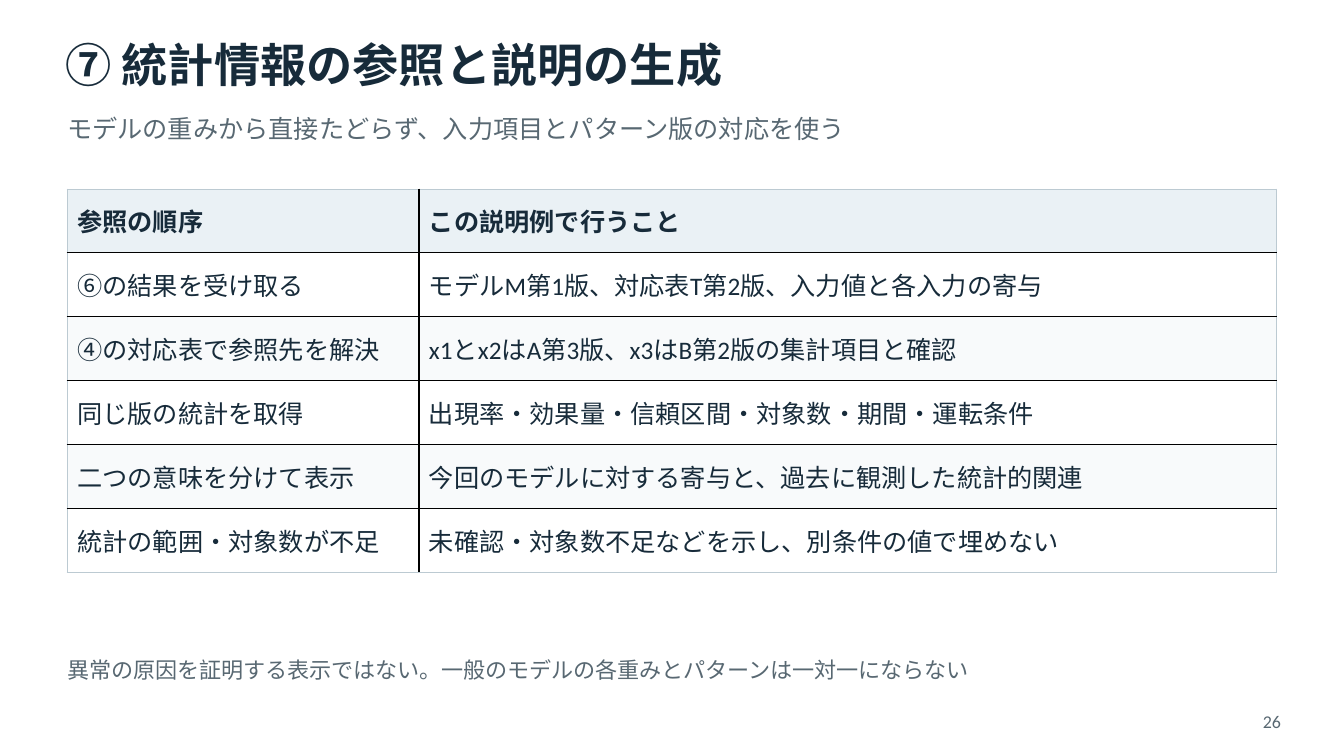
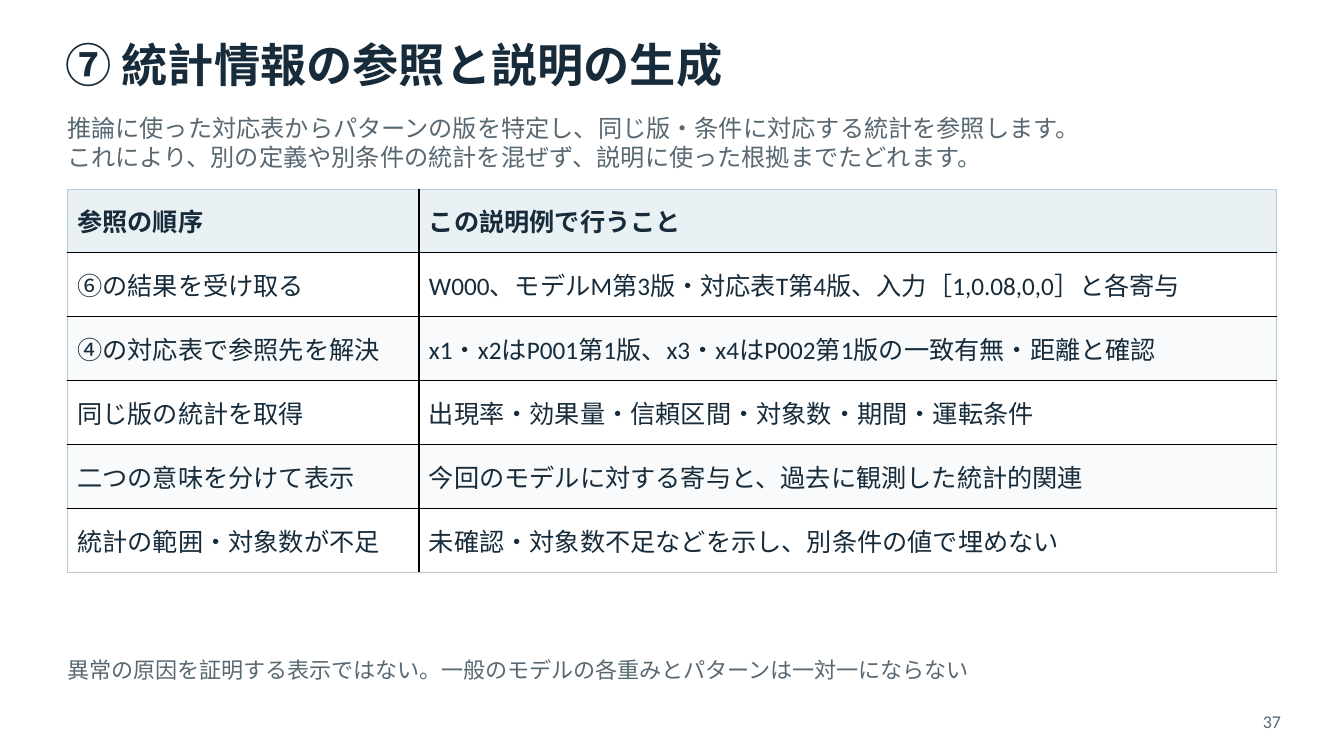
Before and after one commit to tachyonstone/test, a slide deck: slide 37 of 発明アイデア説明資料.pptx (slide 26 before the commit). Drawn at 1344x756 pixels with LibreOffice and Linux fonts; fonts in the diff are those of the drawing. Boxes give left, top, right and bottom in pixels: in the first picture for what was removed or moved away, otherwise in the second. Text is boxed around its words. In the diff, an @@ line names an element or a change of style, - is before the commit and + after.

```diff
--- a/発明アイデア説明資料.pptx
+++ b/発明アイデア説明資料.pptx
@@ text at <box>67,116,1079,168</box>: text changed; size 18 to 17.2 pt @@
-モデルの重みから直接たどらず、入力項目とパターン版の対応を使う
+推論に使った対応表からパターンの版を特定し、同じ版・条件に対応する統計を参照します。
+これにより、別の定義や別条件の統計を混ぜず、説明に使った根拠までたどれます。
@@ table at <box>68,190,1277,573</box> @@
-row 2, column 2: モデルM第1版、対応表T第2版、入力値と各入力の寄与
+row 2, column 2: W000、モデルM第3版・対応表T第4版、入力［1,0.08,0,0］と各寄与
-row 3, column 2: x1とx2はA第3版、x3はB第2版の集計項目と確認
+row 3, column 2: x1・x2はP001第1版、x3・x4はP002第1版の一致有無・距離と確認
@@ text at <box>1263,716,1281,728</box>: text changed @@
-26
+37
```
Also in this commit, not shown: 41 other slides changed, 16 slides added, 3 slides removed.
